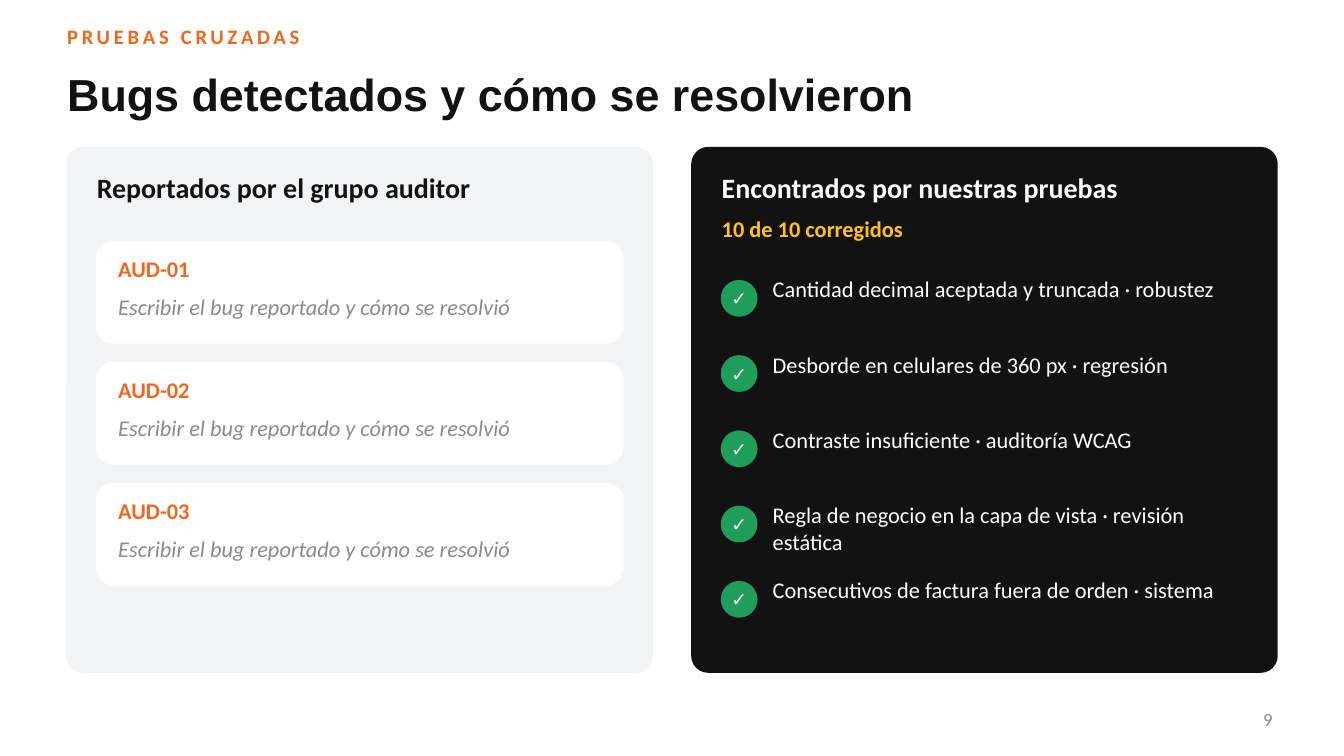
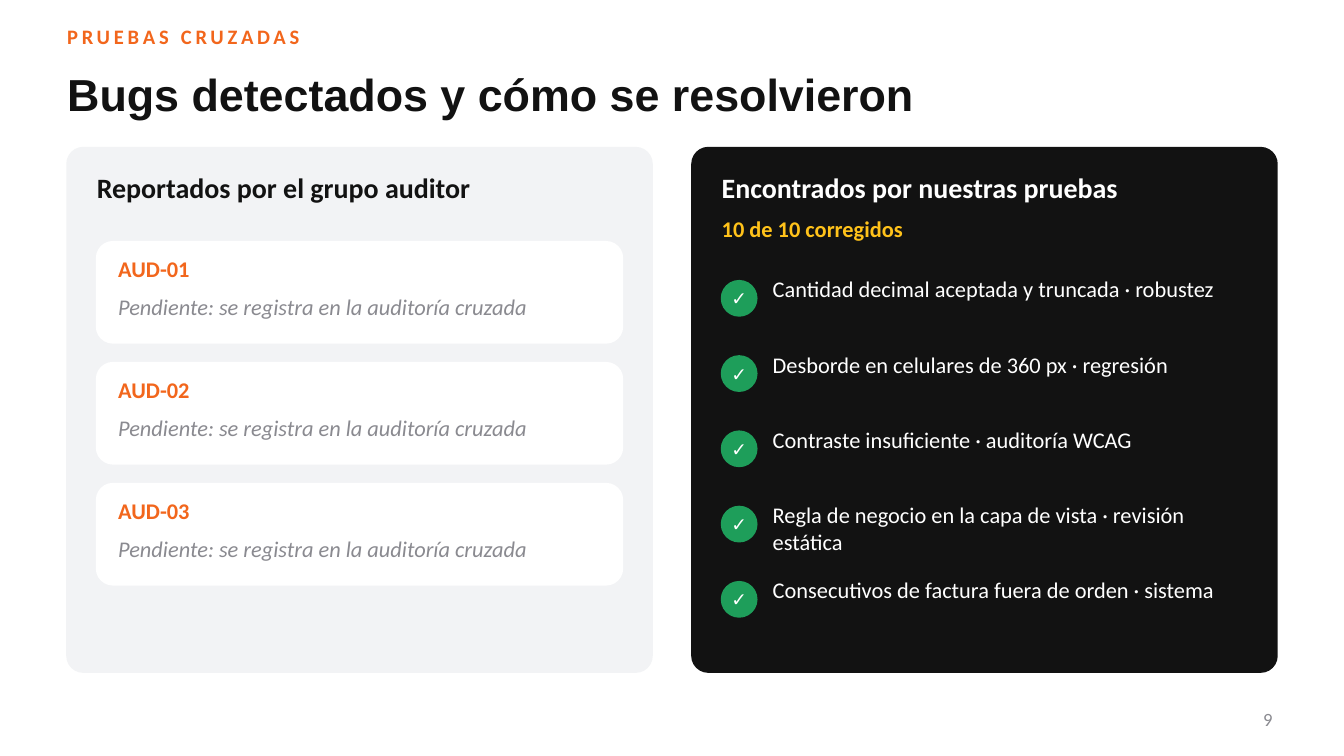
Before and after one commit to slonbuitrago-bit/motorepuestos-oriente, a slide deck: slide 9 of docs/final/Presentacion-Sustentacion-Motorepuestos-del-Oriente.pptx. Drawn at 1344x756 pixels with LibreOffice and Linux fonts; fonts in the diff are those of the drawing; background and template pictures are left out. Boxes give left, top, right and bottom in pixels: in the first picture for what was removed or moved away, otherwise in the second. Text is boxed around its words. In the diff, an @@ line names an element or a change of style, - is before the commit and + after.

```diff
--- a/docs/final/Presentacion-Sustentacion-Motorepuestos-del-Oriente.pptx
+++ b/docs/final/Presentacion-Sustentacion-Motorepuestos-del-Oriente.pptx
@@ text at (118,299,526,319): text changed @@
-Escribir el bug reportado y cómo se resolvió
+Pendiente: se registra en la auditoría cruzada
@@ text at (118,420,526,440): text changed @@
-Escribir el bug reportado y cómo se resolvió
+Pendiente: se registra en la auditoría cruzada
@@ text at (118,541,526,561): text changed @@
-Escribir el bug reportado y cómo se resolvió
+Pendiente: se registra en la auditoría cruzada
```
Also in this commit, not shown: 5 other files.
